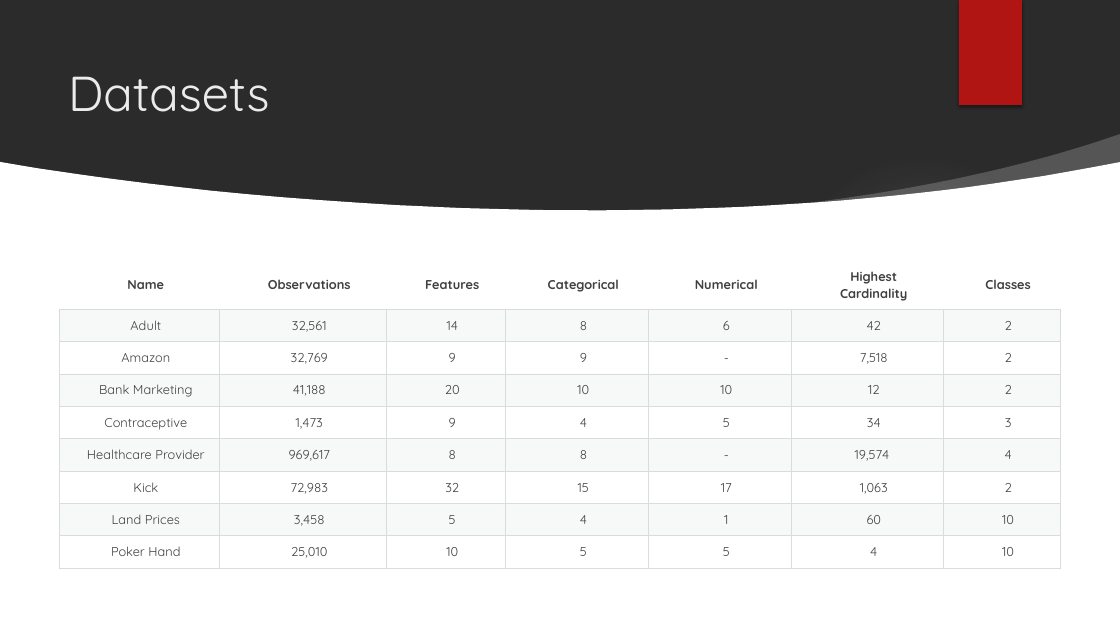
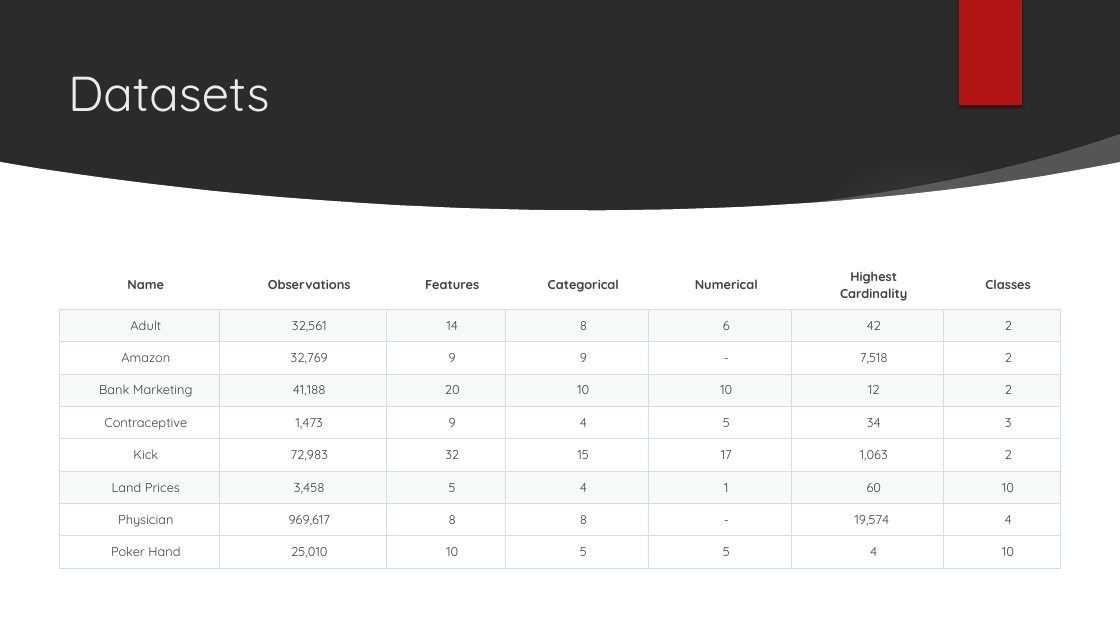
Before and after one commit to mohannishant6/MSc-Thesis, a slide deck: slide 6 of GBDT.pptx. Drawn at 1120x630 pixels with LibreOffice and Linux fonts; fonts in the diff are those of the drawing; background and template pictures are left out; a plain dark background stands for a picture behind light text. Boxes give left, top, right and bottom in pixels: in the first picture for what was removed or moved away, otherwise in the second. Text is boxed around its words. In the diff, an @@ line names an element or a change of style, - is before the commit and + after.

```diff
--- a/GBDT.pptx
+++ b/GBDT.pptx
@@ table at (60,261,1060,569) @@
-row 6: Healthcare Provider | 969,617 | 8 | 8 | - | 19,574 | 4
+row 8: Physician | 969,617 | 8 | 8 | - | 19,574 | 4
@@ fill #D8DEDC at 20% opacity to none in 14 cells @@
@@ fill none to #D8DEDC at 20% opacity in row 7 @@
@@ borders changed @@
```
Also in this commit, not shown: 1 other slide changed, 2 slides added, 2 other files.
